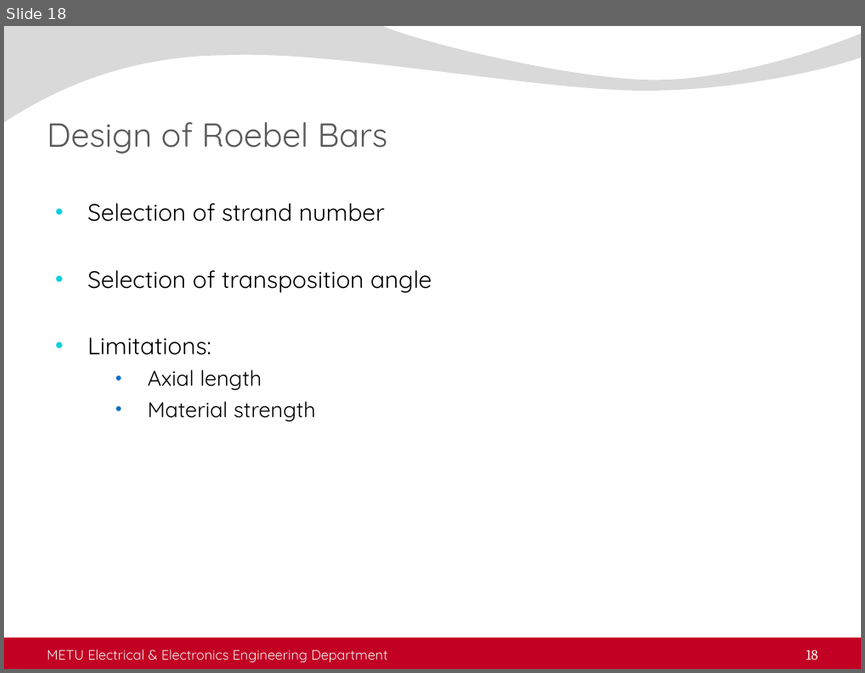
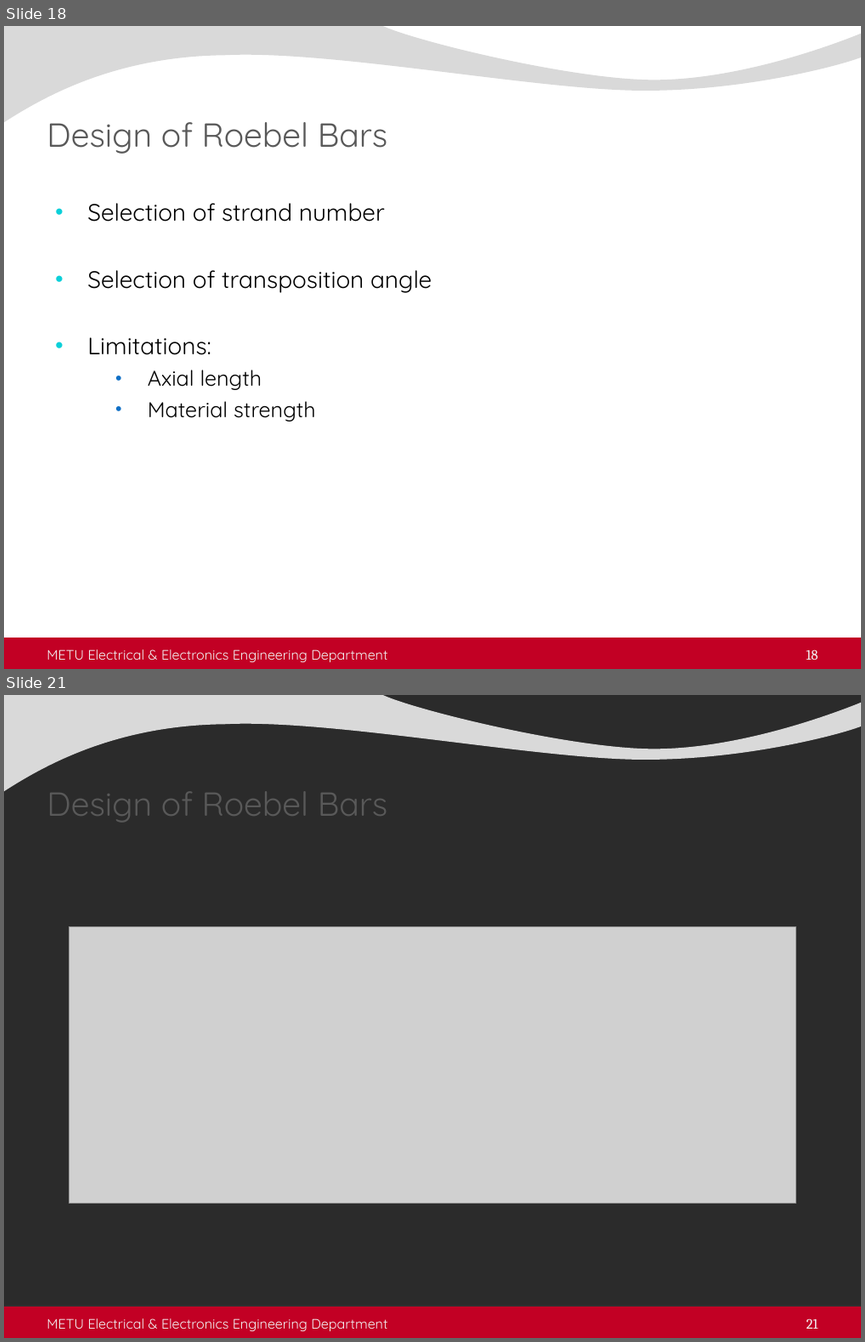
Before and after one commit to sametyakut/Studies, a slide deck: Presentations/5-Seminar_Presentation_2023_11_23.pptx. Shown one above the other, each under a label of ours: slide 18 before the commit, slides 18 and 21 after it; the slides between them are not shown. The pictures are 865x673 and 865x1342 pixels, drawn with LibreOffice and Linux fonts; fonts in the diff are those of the drawing; grey boxes stand for pictures; background and template pictures are left out; a plain dark background stands for a picture behind light text. Boxes give left, top, right and bottom in pixels: in the first picture for what was removed or moved away, otherwise in the second. Text is boxed around its words. In the diff, an @@ line names an element or a change of style, - is before the commit and + after.

```diff
--- a/Presentations/5-Seminar_Presentation_2023_11_23.pptx
+++ b/Presentations/5-Seminar_Presentation_2023_11_23.pptx
@@ slide 21 added at [4, 695, 861, 1338], background picture (left out); not listed: 2 template elements that a slide beside it also shows @@
@@ title added at [46, 791, 387, 822], 28 pt, text #595959 @@
+Design of Roebel Bars
@@ picture added at [69, 926, 795, 1202] @@
@@ text added at [46, 1318, 387, 1332], 11.5 pt, text #F2F2F2 @@
+METU Electrical & Electronics Engineering Department
@@ page number added at [806, 1318, 818, 1328], 12 pt, text #F2F2F2 @@
+21
```
Also in this commit, not shown: 8 slides changed, 2 other files.
